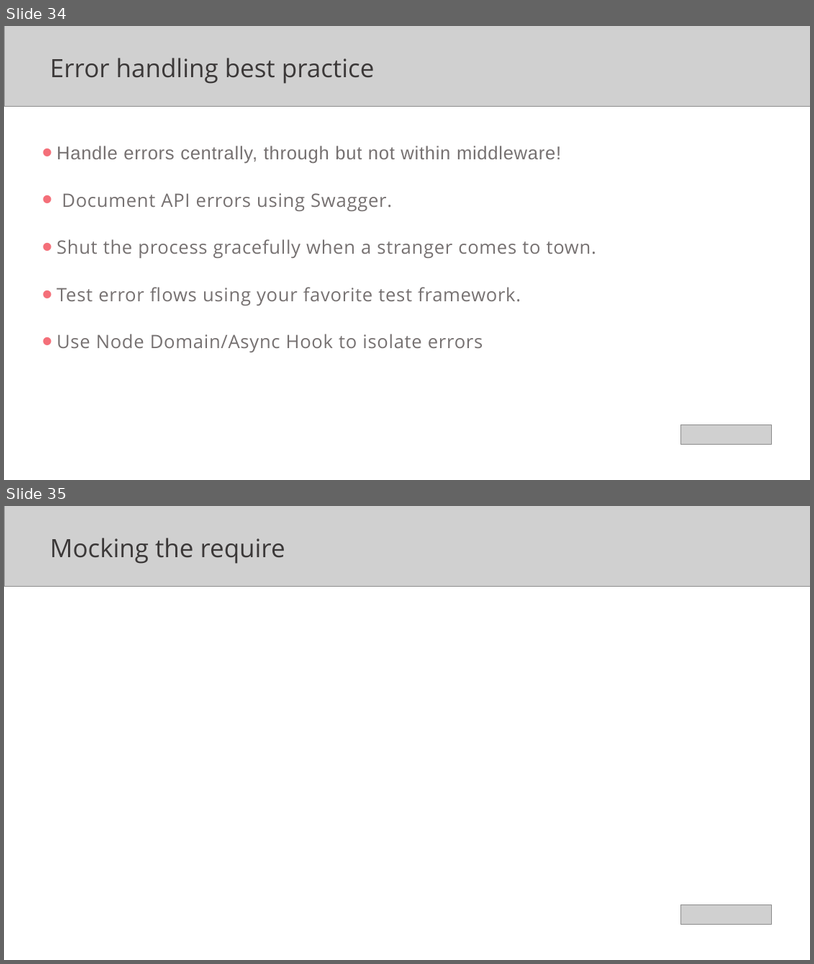
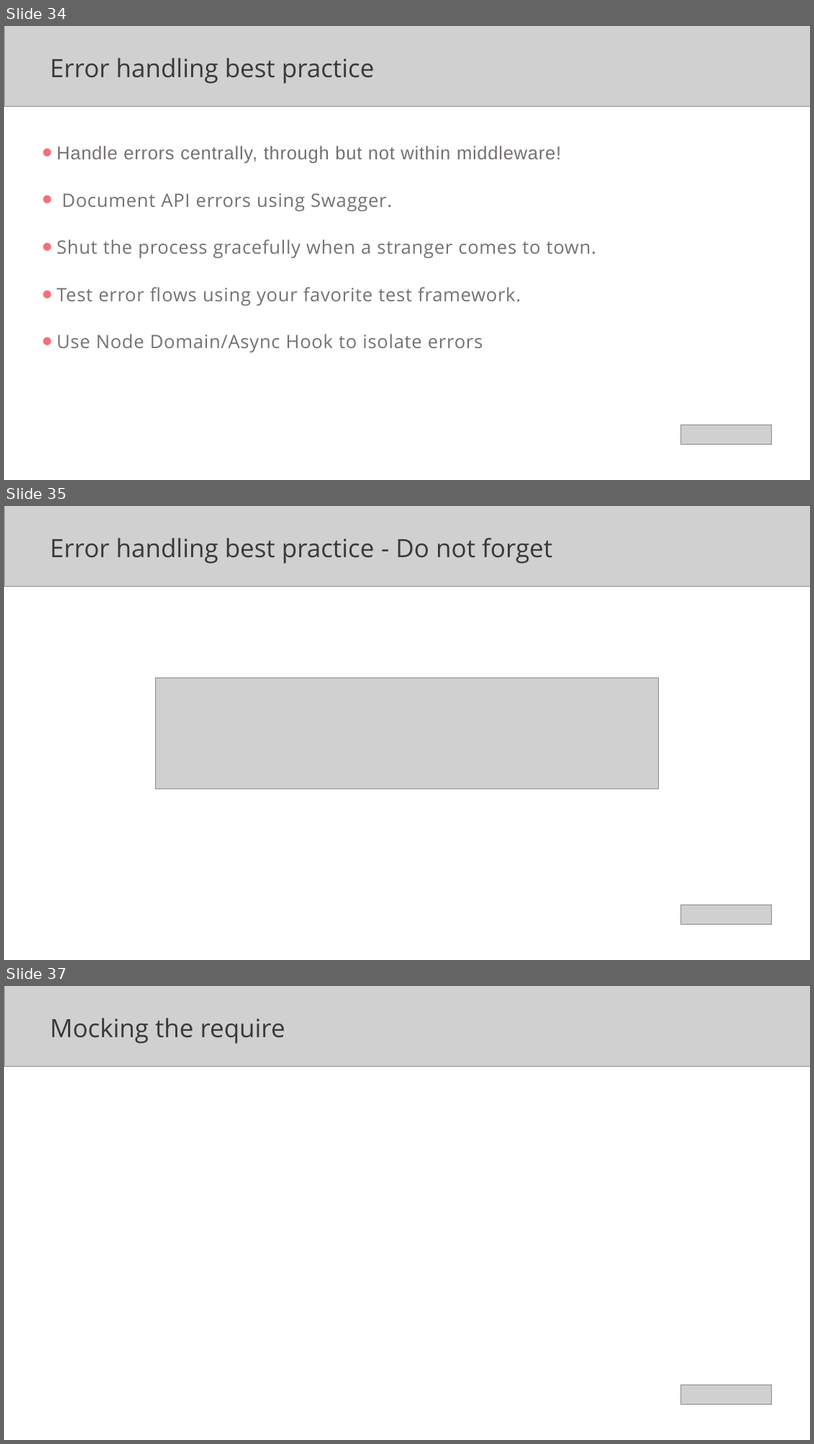
Before and after one commit to NickolayLototskiyDevPro/node_advanced, a slide deck: presentation/04. Networking web and error handling.pptx. Shown one above the other, each under a label of ours: slides 34 and 35 before the commit, slides 34, 35 and 37 after it; the slides between them are not shown. The pictures are 814x964 and 814x1444 pixels, drawn with LibreOffice and Linux fonts; fonts in the diff are those of the drawing; grey boxes stand for pictures; background and template pictures are left out. Boxes give left, top, right and bottom in pixels: in the first picture for what was removed or moved away, otherwise in the second. Text is boxed around its words. In the diff, an @@ line names an element or a change of style, - is before the commit and + after.

```diff
--- a/presentation/04. Networking web and error handling.pptx
+++ b/presentation/04. Networking web and error handling.pptx
@@ slide 35 added at bbox=[4, 506, 810, 960], background #FFFFFF @@
@@ picture added at bbox=[4, 506, 810, 587] @@
@@ title added at bbox=[50, 538, 553, 564], 30 pt, text #3B3838 @@
+Error handling best practice - Do not forget
@@ picture added at bbox=[156, 677, 658, 788] @@
@@ picture added at bbox=[682, 905, 772, 924] @@
@@ what was slide 35 is now slide 37 @@
```
Also in this commit, not shown: 1 other slide added, 1 other file.
